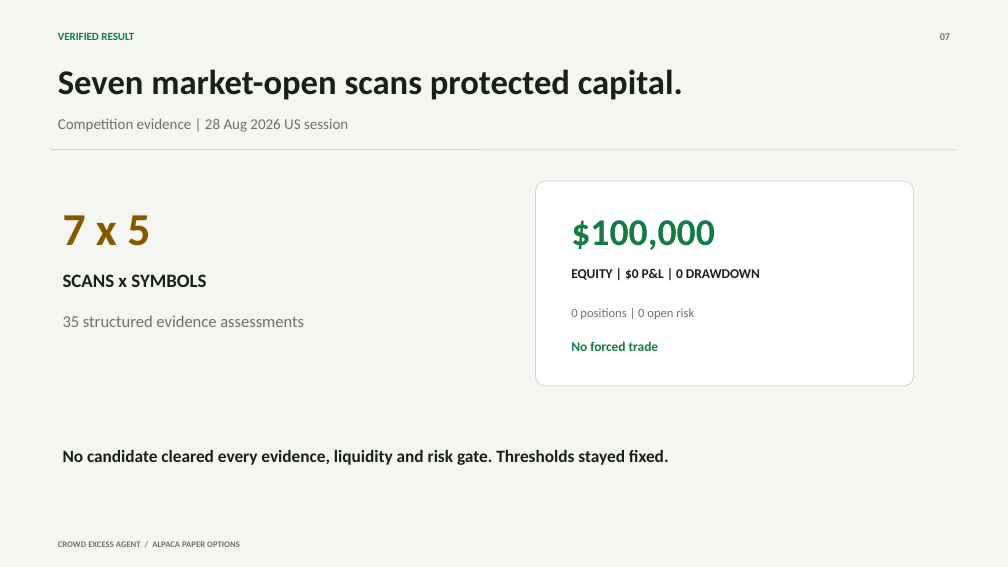
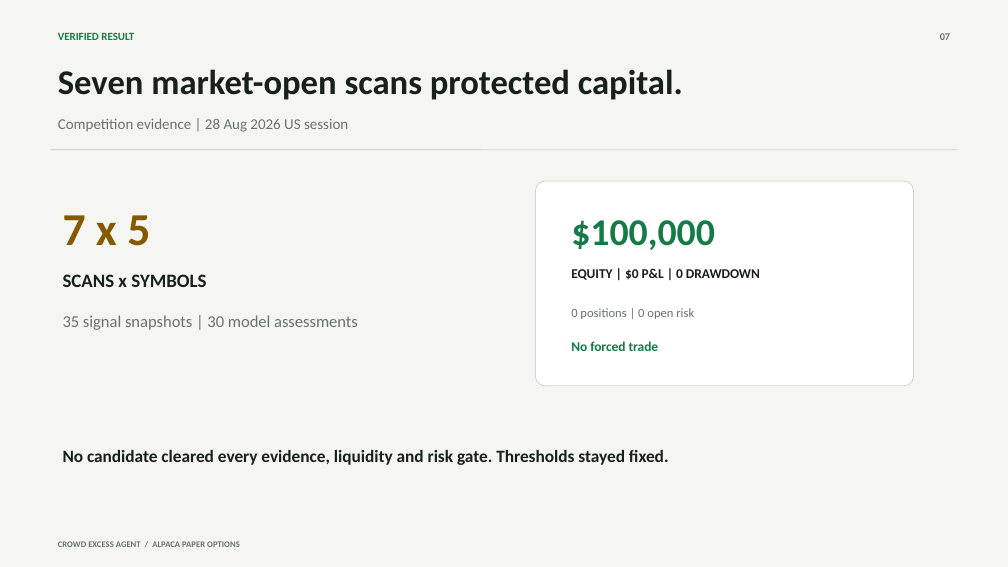
Before and after one commit to Kachii1020/crowd-excess-lab, a slide deck: slide 7 of submission/crowd-excess-pitch-deck.pptx. Drawn at 1008x567 pixels with LibreOffice and Linux fonts; fonts in the diff are those of the drawing. Boxes give left, top, right and bottom in pixels: in the first picture for what was removed or moved away, otherwise in the second. Text is boxed around its words. In the diff, an @@ line names an element or a change of style, - is before the commit and + after.

```diff
--- a/submission/crowd-excess-pitch-deck.pptx
+++ b/submission/crowd-excess-pitch-deck.pptx
@@ text at (63, 315, 358, 330): text changed @@
-35 structured evidence assessments
+35 signal snapshots | 30 model assessments
```
Also in this commit, not shown: 1 other slide changed, 7 other files.
